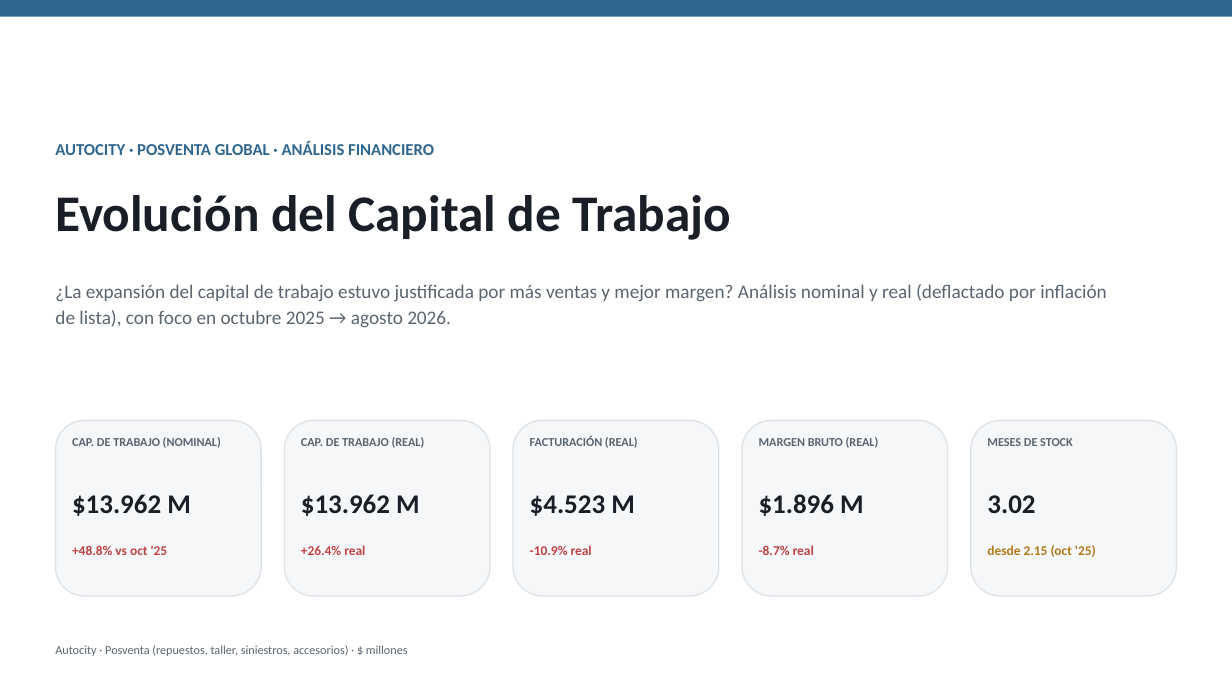
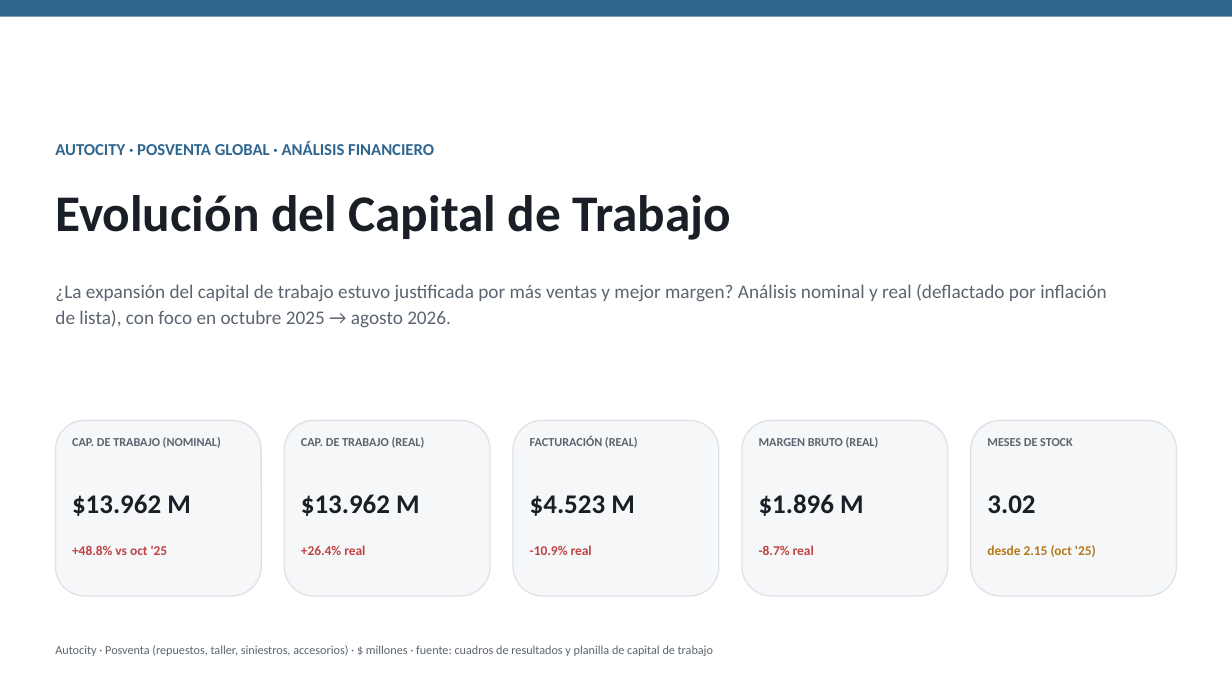
Before and after one commit to tatusaravia02-web/despachos-autocity, a slide deck: slide 1 of Analisis_Capital_de_Trabajo_Autocity.pptx. Drawn at 1232x693 pixels with LibreOffice and Linux fonts; fonts in the diff are those of the drawing. Boxes give left, top, right and bottom in pixels: in the first picture for what was removed or moved away, otherwise in the second. Text is boxed around its words. In the diff, an @@ line names an element or a change of style, - is before the commit and + after.

```diff
--- a/Analisis_Capital_de_Trabajo_Autocity.pptx
+++ b/Analisis_Capital_de_Trabajo_Autocity.pptx
@@ text at <box>55,645,713,656</box>: text changed @@
-Autocity · Posventa (repuestos, taller, siniestros, accesorios) · $ millones
+Autocity · Posventa (repuestos, taller, siniestros, accesorios) · $ millones · fuente: cuadros de resultados y planilla de capital de trabajo
```
Also in this commit, not shown: 4 other slides changed.
